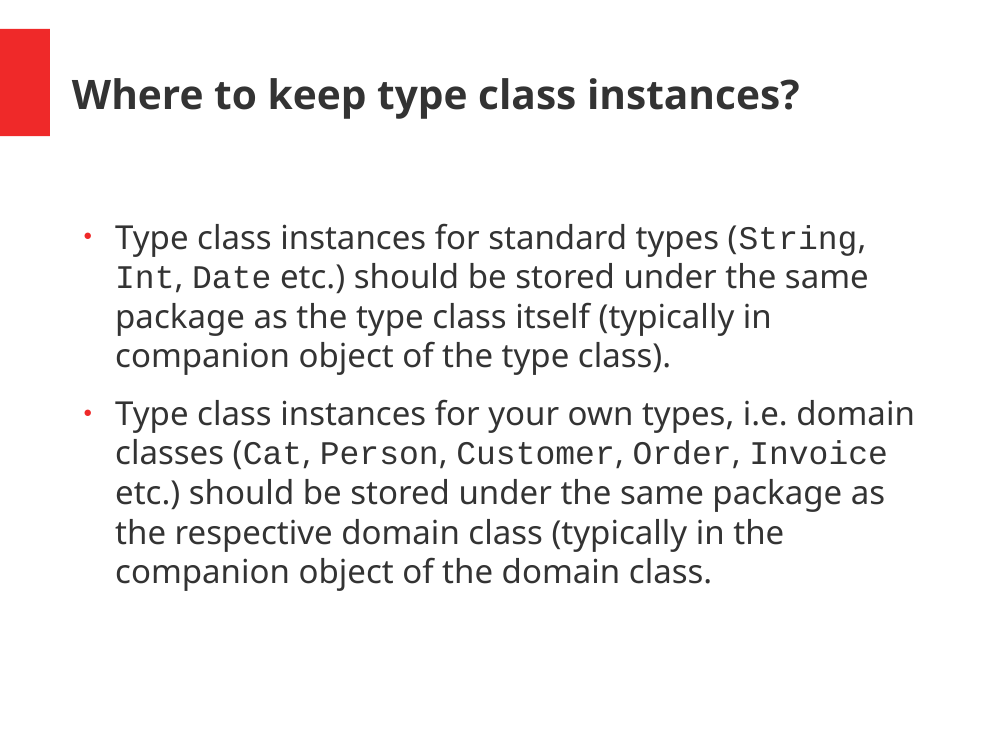
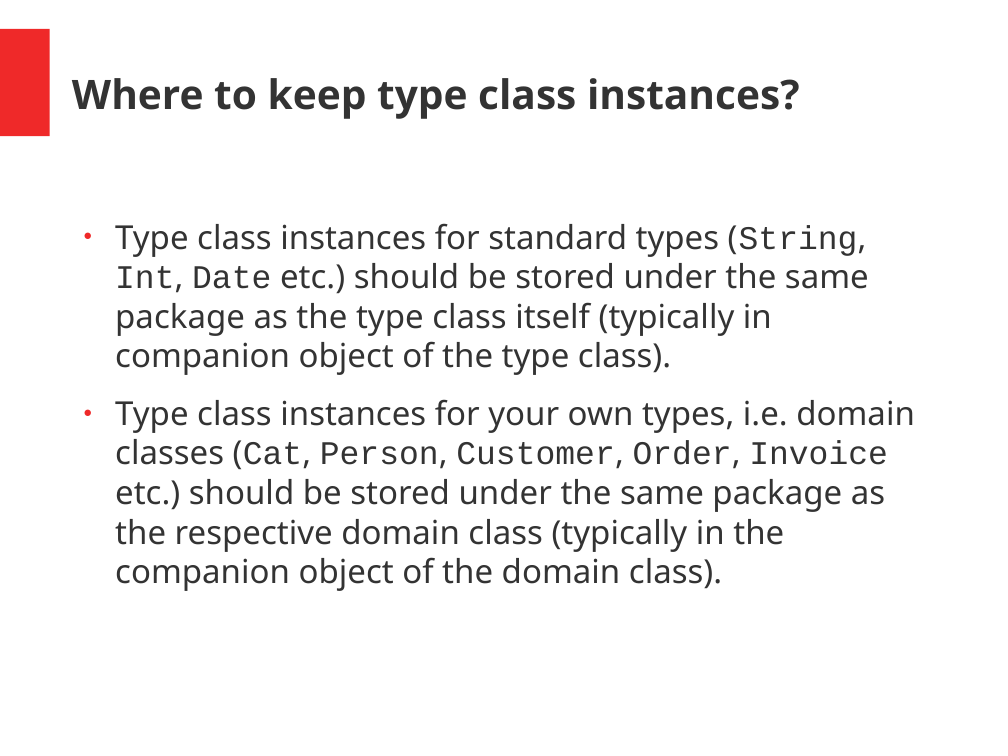
Before and after one commit to hermannhueck/typeclasses, a slide deck: slide 23 of Slides/TypeClasses.pptx. Drawn at 1008x756 pixels with LibreOffice and Linux fonts; fonts in the diff are those of the drawing. Boxes give left, top, right and bottom in pixels: in the first picture for what was removed or moved away, otherwise in the second. Text is boxed around its words. In the diff, an @@ line names an element or a change of style, - is before the commit and + after.

```diff
--- a/Slides/TypeClasses.pptx
+++ b/Slides/TypeClasses.pptx
@@ text at (115, 399, 915, 591): text changed @@
-● Type class instances for your own types, i.e. domain classes (Cat, Person, Customer, Order, Invoice etc.) should be stored under the same package as the respective domain class (typically in the companion object of the domain class.
+● Type class instances for your own types, i.e. domain classes (Cat, Person, Customer, Order, Invoice etc.) should be stored under the same package as the respective domain class (typically in the companion object of the domain class).
```
Also in this commit, not shown: 29 other slides changed, 3 slides added, 1 other file.
